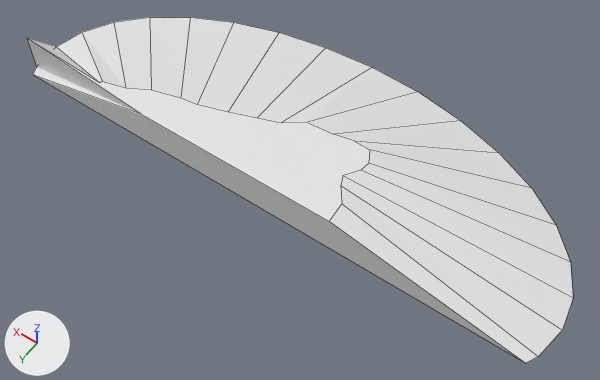
The Blender file assets/terrain/terrain_wooded_hill/terrain_wooded_hill_126/terrain_wooded_hill_126.blend as it was, and as the next commit left it.
Before and after are seen from a 50 mm lens placed at (-6.37, 8.77, 12.06), pointed at (-0.56, 0.64, -0.72). Every picture has the same lights, and +X, +Y and +Z are marked at lower left. Mesh edges are drawn as thin lines.

In view in the first picture: 'terrain Wooded Hill #126'.
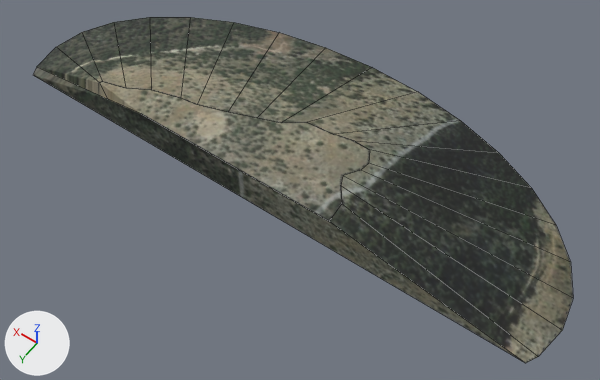
Edits to the bpy script that builds the scene:
```text
Add img_terrain_wooded_hill_126_jpg:
    img_terrain_wooded_hill_126_jpg = load_image('terrain_wooded_hill_126.jpg', 'terrain_wooded_hill_126.jpg', 512, 512, 'sRGB')
Add mat_material:
    mat_material = principled_material('Material')
    mat_material.texture = img_terrain_wooded_hill_126_jpg
Change me_cylinder:
    used by ob_terrain_wooded_hill__126; location = (0.0, 0.0, 0.0)
    verts and faces of me_cylinder; kept vertices keep their numbers, new ones are numbered from 42
    before: 0 (5.67, 1.5, -0.22) at pixel (36, 66), 19 (2.33, 1.72, 0.57) at pixel (141, 114), 20 (5.67, 1.5, 0.57) at pixel (27, 38), 21 (5.55, 1.72, -0.22) at pixel (32, 74), 38 (-1.94, 1.72, 0.57) at pixel (329, 221)
    before: 40 (-5.8, 1.72, -0.22) at pixel (525, 363)
    remove me_cylinder.from_pydata(...)  # 42 vertices, 23 faces; spans x -6.03..5.78, y -2.61..1.72, z -0.22..0.57
    add me_cylinder.from_pydata(...)  # 42 vertices, 22 faces; spans x -6.03..5.78, y -2.61..1.72, z -0.22..0.57
    me_cylinder part 1
    add delete_faces([(0, 21, 19, 20), (19, 21, 40, 38)])
    add verts[20] = (3.31, 1.66, 0.34)  # moved, pixel (108, 99)
    add faces += [(0, 21, 40, 38, 19, 20)]
    me_cylinder part 2: 21 faces spanning x -6.03..5.78, y -2.61..1.72, z -0.22..0.57 switch from no material to mat_material (picture img_terrain_wooded_hill_126_jpg)
```

Where the change shows, as pixel boxes (x1, y1, x2, y2) in the pictures (600 x 380 px):
'terrain Wooded Hill #126', reshaped: before (28, 17, 573, 363); after (33, 17, 573, 363)
part 1 of me_cylinder, cut back: before (28, 39, 524, 362); after (33, 47, 524, 362)
part 2 of me_cylinder, recoloured (white to grey): (57, 17, 573, 363) in both
